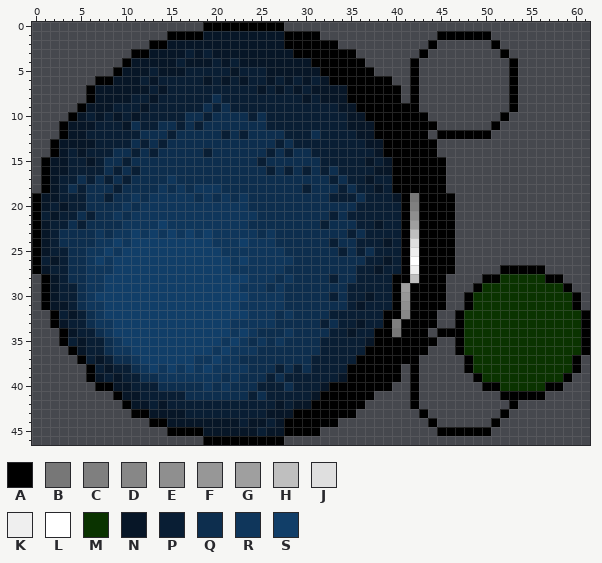
File history of a pixel-art sprite, images/grenade_hold.png. The picture above was drawn from the file before the commit.
The file is 90x90 pixels. The old version is drawn lined up with the new one, on the new canvas.
Palette (. is transparent): A #000000  B #777777  C #7f7f7f  D #878787  E #8f8f8f  F #979797  G #9f9f9f  H #bfbfbf  J #dfdfdf  K #efefef  L #ffffff  M #0a3300  N #071627  P #091e34  Q #0d2e4e  R #0f365b  S #113e68
Pixels before (only the part around the change), first column x 36:
 0 ..........................
 1 .........AAAAAA...........
 2 ........A......A..........
 3 .......A........A.........
 4 A.....A..........A........
 5 AA....A..........A........
 6 AAAA..A..........A........
 7 AAAAA.A..........A........
 8 AAAAA.A..........A........
 9 AAAAAAA..........A........
10 NAAAAAAA........A.........
11 NNAAAAAAA......A..........
12 NNAAAAAA.AAAAAA...........
13 PNNAAAAAA.................
14 PPNAAAAAA.................
15 PNPNAAAAAA................
16 PPNNAAAAAA................
17 PNPPAAAAAA................
18 PPNPAAAAAA................
19 QPPPNABAAAA...............
20 PPPPPACAAAA...............
21 PPPPPAEAAAA...............
22 PPNPPAGAAAA...............
23 QPPPPAHAAAA...............
24 PPPNPAJAAAA...............
25 PQPPPAKAAAA...............
26 QPPNPALAAAA...............
27 PPNPPAKAAAA.....AAAAA.....
28 PPPPAAHAAA....AAMMMMMAA...
29 PPPPAGAAAA...AMMMMMMMMMA..
30 PNPPAFAAAA..AMMMMMMMMMMMA.
31 NPPPAEAAAA..AMMMMMMMMMMMA.
32 PPPAADAAA..AMMMMMMMMMMMMMA
33 NPPACAAAA..AMMMMMMMMMMMMMA
34 PPAABAAA.AAAMMMMMMMMMMMMMA
35 PNAAAAAAA..AMMMMMMMMMMMMMA
36 PAAAAAAA...AMMMMMMMMMMMMMA
37 AAAAAAA.....AMMMMMMMMMMMA.
38 AAAAA.A.....AMMMMMMMMMMMA.
39 AAAAA.A......AMMMMMMMMMA..
40 AAAA..A.......AAMMMMMAA...
41 AA....A.........AAAAA.....
42 A.....A..........A........
43 .......A........A.........
44 ........A......A..........
45 .........AAAAAA...........
46 ..........................
The result:
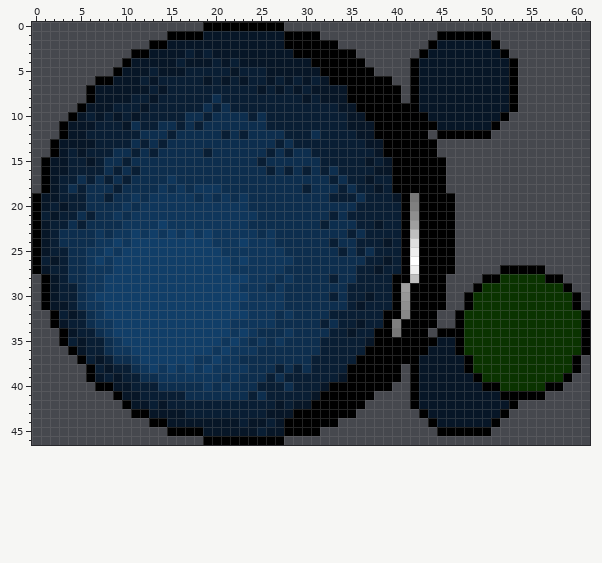
Diff:
canvas 90x90 -> 62x47, the old top-left corner now at 0,-21 (the part of the old canvas that was cut away was empty and is not shown)
The edit adds colour N in row 2 at x 45 to 50; in row 3 at x 44 to 51; in rows 4 to 9 at x 43 to 52; in row 10 at x 44 to 51; in row 11 at x 45 to 50; in row 35 at x 45 to 46.
The edit adds colour N in row 36 at x 44 to 46; in rows 37 to 38 at x 43 to 47; in row 39 at x 43 to 48; in row 40 at x 43 to 49; in row 41 at x 43 to 51; in row 42 at x 43 to 52.
The edit adds colour N in row 43 at x 44 to 51; in row 44 at x 45 to 50.
Boxes around the changes in both pictures, in picture pixels (x1, y1, x2, y2):
added: (419, 40, 509, 130)
added: (419, 337, 509, 427)
